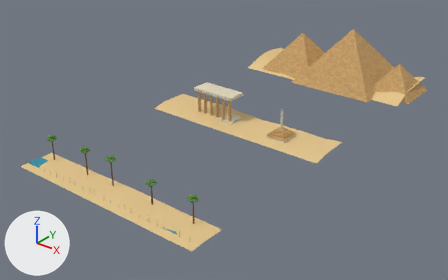
What one commit did to the Blender file Assets/Integrante4/Art/BlenderSource~/egipto_backdrop.blend.
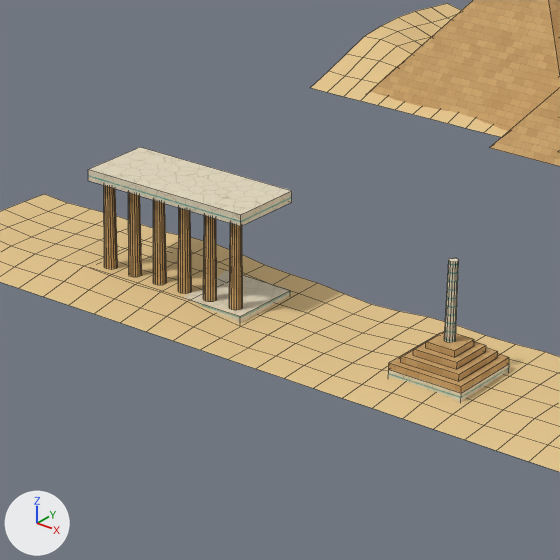
The first picture shows the older version from a 50 mm lens placed at (101.9, -79.1, 77.5), pointed at (-3.4, 52.5, -4.1). The close-ups show the older and then the newer version on the part from 39% to 69% of the width and 17% to 65% of the height of that picture. Only the edits that show in the close-ups are written down. The axes (+X, +Y, +Z) are drawn at lower left. The lights are the same throughout. The close-ups show mesh edges as thin lines.

The first close-up shows 'egipto_bg_far', 'egipto_bg_mid'.
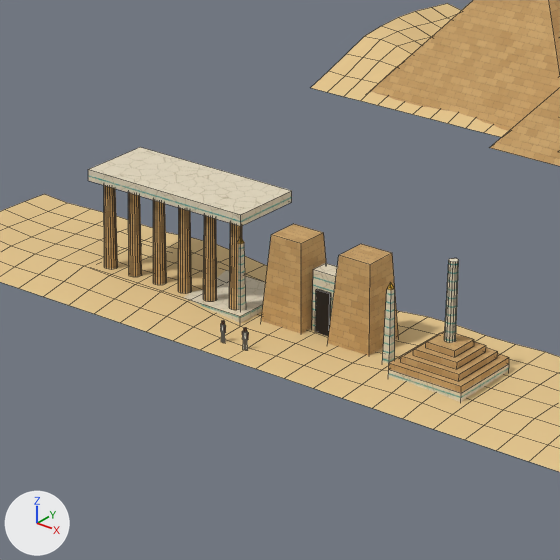
Location of each change, (x1, y1, x2, y2) in pixels of the close-ups (560 x 560 px):
part 1 of me_egipto_bg_mid, added
    after: (237, 243, 246, 311)
part 2 of me_egipto_bg_mid, added
    after: (382, 289, 395, 364)
part 3 of me_egipto_bg_mid, added
    after: (312, 263, 337, 331)
part 4 of me_egipto_bg_mid, added (black)
    after: (315, 289, 331, 336)
part 5 of me_egipto_bg_mid, added (brown)
    after: (224, 224, 399, 356)

The change, as a diff of the scene's bpy script:
```diff
--- a/Assets/Integrante4/Art/BlenderSource~/egipto_backdrop.blend.py
+++ b/Assets/Integrante4/Art/BlenderSource~/egipto_backdrop.blend.py
@@ mat_egipto_bg_gold @@
+mat_egipto_bg_gold = principled_material('egipto_bg_gold')
+mat_egipto_bg_gold.base_color = (0.701, 0.394, 0.0231)  # yellow #daa82a
+mat_egipto_bg_gold.roughness = 0.85
@@ mat_egipto_bg_dark @@
+mat_egipto_bg_dark = principled_material('egipto_bg_dark')
+mat_egipto_bg_dark.base_color = (0.0127, 0.00775, 0.0037)  # black #1e150c
+mat_egipto_bg_dark.roughness = 0.85
@@ mat_egipto_bg_cloth @@
+mat_egipto_bg_cloth = principled_material('egipto_bg_cloth')
+mat_egipto_bg_cloth.base_color = (0.891, 0.859, 0.767)  # white #f2eee3
+mat_egipto_bg_cloth.roughness = 0.85
@@ mat_egipto_bg_skin @@
+mat_egipto_bg_skin = principled_material('egipto_bg_skin')
+mat_egipto_bg_skin.base_color = (0.259, 0.0892, 0.0329)  # brown #8b5433
+mat_egipto_bg_skin.roughness = 0.85
@@ me_egipto_bg_mid @@
 # used by ob_egipto_bg_mid; location = (0.0, 50.0, 0.0)
-me_egipto_bg_mid.from_pydata(...)  # 447 vertices, 308 faces; spans x -30.0..30.0, y 0.0..14.0, z 0.0..9.0
+me_egipto_bg_mid.from_pydata(...)  # 641 vertices, 446 faces; spans x -30.0..30.0, y 0.0..14.0, z 0.0..9.0
+# me_egipto_bg_mid part 1: the loose piece of 8 vertices spanning x -17.2..-2.8, y 5.0..11.0, z 0.0..0.8 is copied, and the copy is scaled about its middle by (0.0358, 0.086, 7.5), then moved by (6.4, -2.0, 2.6); it spans x -3.9..-3.3, y 5.7..6.3, z 0.0..6.0
+# me_egipto_bg_mid part 2: the loose piece of 8 vertices spanning x 12.8..15.2, y 5.8..8.2, z 2.5..3.0 is copied, and the copy is scaled about its middle by (0.215, 0.215, 12), then moved by (-4.4, -1.0, 0.2), in mat_egipto_bg_trim; it spans x 9.3..9.9, y 5.7..6.3, z 0.0..6.0
+# me_egipto_bg_mid part 3: a new loose piece, a box spanning x 2.0..4.0, y 7.2..8.8, z 0.0..5.0, in mat_egipto_bg_trim
+# me_egipto_bg_mid part 4: a new loose piece, a box spanning x 2.4..3.6, y 7.1..7.3, z 0.0..3.6, in mat_egipto_bg_dark (black #1e150c)
+# me_egipto_bg_mid part 5: 66 vertices added at x -3.8..9.8, y 1.9..9.8, z 0.0..7.0
+# other edits to the shape of me_egipto_bg_mid do not show in these pictures
 me_egipto_bg_mid.materials.append(mat_egipto_bg_sand)
@@ me_egipto_bg_mid @@
 me_egipto_bg_mid.materials.append(mat_egipto_bg_stone)
+me_egipto_bg_mid.materials.append(mat_egipto_bg_gold)  # yellow #daa82a
+me_egipto_bg_mid.materials.append(mat_egipto_bg_dark)  # black #1e150c
+me_egipto_bg_mid.materials.append(mat_egipto_bg_cloth)  # white #f2eee3
+me_egipto_bg_mid.materials.append(mat_egipto_bg_skin)  # brown #8b5433
```
